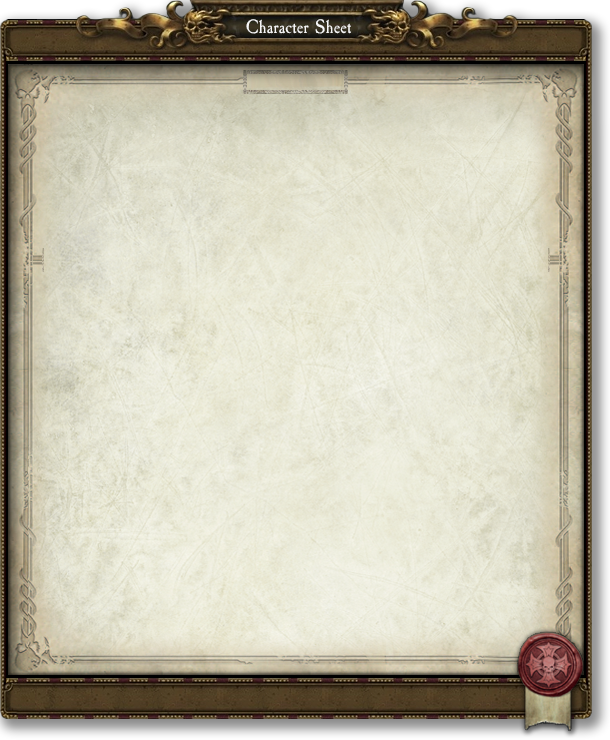
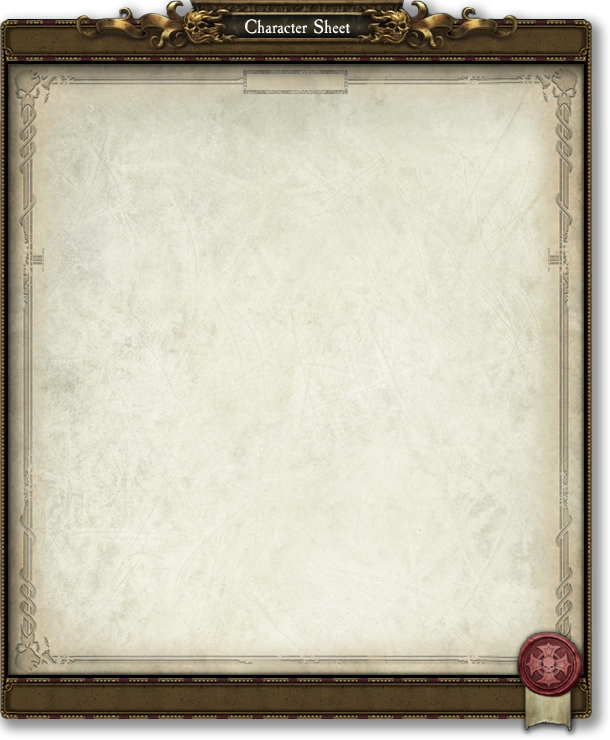
Layers edited between the first and the second 610 x 740 image:
added layer "Sheet Header (Text)" in group "Window Frame" over [245, 19, 350, 34]
painted on "Window Frame" (2nd of 3, in "Window Frame") over [238, 15, 354, 37]
